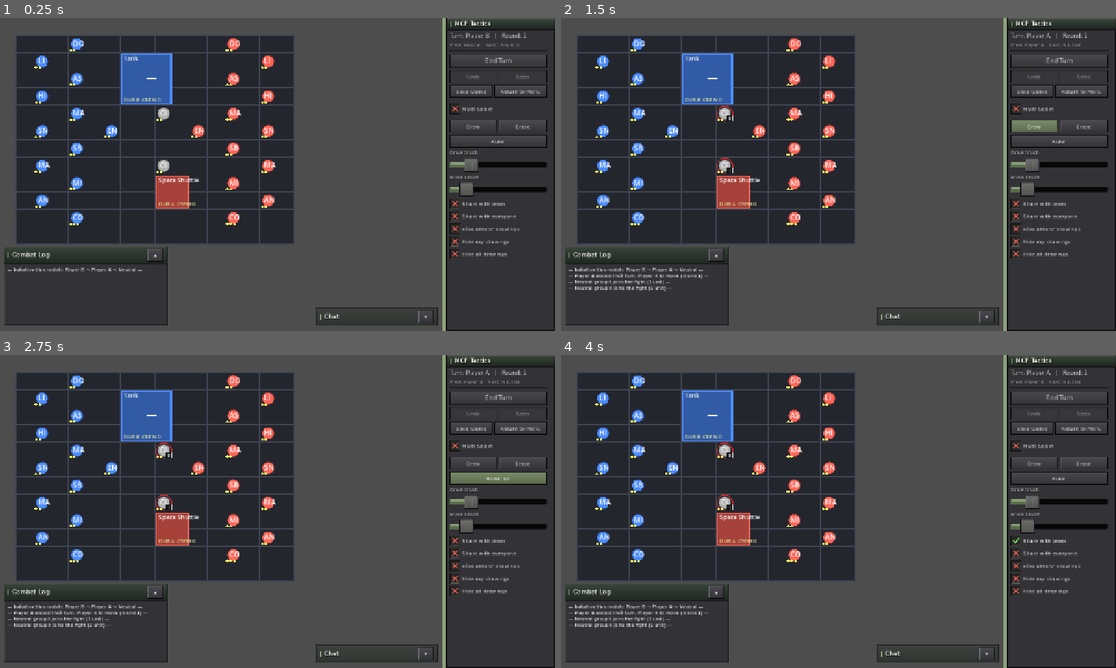
Above: before the commit, frames 1-4 (two rows, left to right).
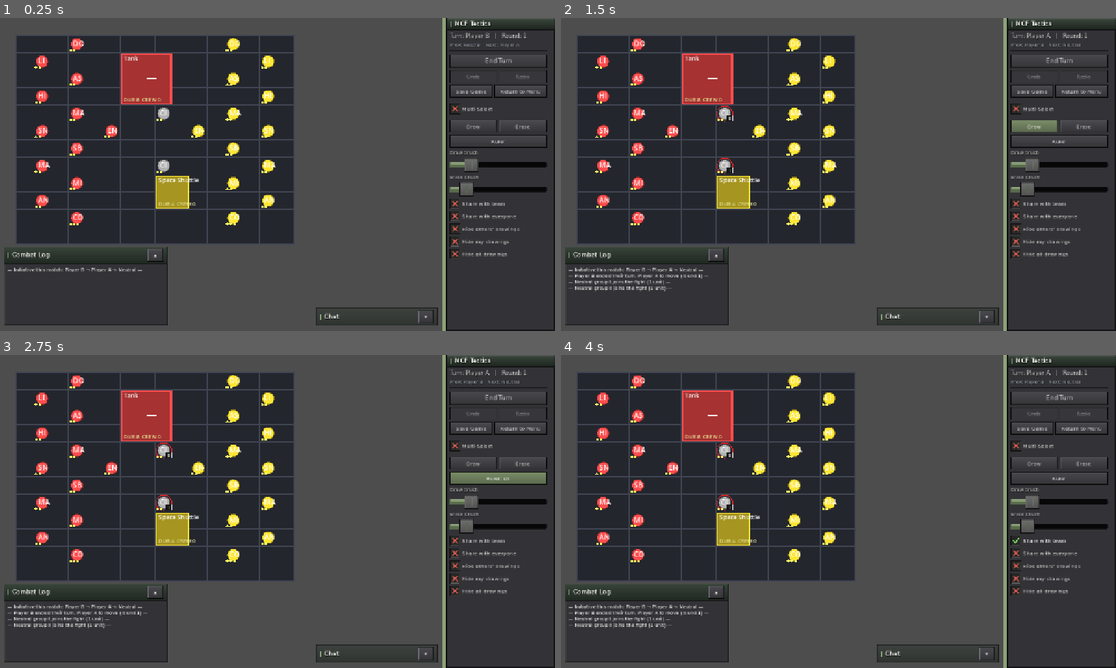
Above: after the commit, the same moments.

Repository: Broiler2113/mcf-isotope
Game: Godot game, scene res://scenes/Main.tscn
The game is run twice, just before and just after one commit, with the same random seed, the same clock (stepped at 60 frames per second) and the same inputs. This scene is started directly instead of the project's main scene.
Inputs:
- Up to frame 1 (0.25 s): no input
- Up to frame 2 (1.5 s): click "End Turn" at 0.5 s; click "Draw" at 1.25 s
- Up to frame 3 (2.75 s): click "Ruler" at 2 s
- Up to frame 4 (4 s): click "Ruler: on" at 2.75 s; click "Share with team" at 3.5 s

The runs differ from the first frame. In frame 1, 3.7% of the frame differs, in the area x 6-50%, y 6-66%; in frame 2, 3.7%; in frame 3, 3.7%; in frame 4, 3.7%.

Commit message:
Factions: add Saint Order and New Kingdom of Jerusalem, drop Barbarians, recolour
Roster.FACTION_KEYS/COLOR_NAMES/PALETTE now hold eight factions: Conclave-NOVA
(red), Purifiers (yellow), Prometheus Noocracy (blue), Alliance (green), League
(brown), Martian Militia (orange, unchanged), Saint Order (white, key "saints"),
New Kingdom of Jerusalem (purple, key "nkj"). Barbarians removed. Sprite
manifest and GAME_SPEC §21 updated to match.

Co-Authored-By: Claude Opus 5 <noreply@anthropic.com>
Claude-Session: https://claude.ai/code/session_01Nfwb5mhR9jc32grq17uNAq

Diff:
--- a/src/sim/Roster.gd
+++ b/src/sim/Roster.gd
@@ -17,22 +17,22 @@
 
 ## Фракции (batch 17, item 13). Сторона выбирает не цвет, а ФРАКЦИЮ из лора MCF; цвет,
 ## имя и ключ файлов текстур идут тремя параллельными списками в одном порядке. Первые
-## две — синяя и красная, чтобы дуэль выглядела как раньше. Фракций ровно столько,
-## сколько в лоре: больше сторон, чем фракций, делят фракцию (id % 7).
+## две — красная и жёлтая, чтобы дуэль читалась с первого взгляда. Фракций ровно столько,
+## сколько в лоре: больше сторон, чем фракций, делят фракцию (id % 8).
 ## FACTION_KEYS — суффиксы картинок: light_infantry_nova.png, faction_nova.png (портрет
 ## в лобби), см. Sprites.MANIFEST.
 const FACTION_KEYS := [
-	"nova", "purifiers", "prometheus", "alliance", "league", "martian", "barbarians",
+	"nova", "purifiers", "prometheus", "alliance", "league", "martian", "saints", "nkj",
 ]
 const COLOR_NAMES := [
 	"Conclave-NOVA", "National Front \"Purifiers\"", "Prometheus Noocracy",
 	"Alliance of Neutral Stations", "League of Neutral Stations", "Martian Militia",
-	"Barbarians",
+	"Saint Order", "New Kingdom of Jerusalem",
 ]
 const PALETTE := [
-	Color(0.30, 0.55, 1.00), Color(1.00, 0.40, 0.35), Color(1.00, 0.80, 0.25),
-	Color(0.20, 0.85, 0.85), Color(0.40, 0.85, 0.45), Color(1.00, 0.55, 0.15),
-	Color(0.75, 0.45, 0.95),
+	Color(1.00, 0.30, 0.30), Color(1.00, 0.90, 0.20), Color(0.30, 0.55, 1.00),
+	Color(0.30, 0.80, 0.35), Color(0.60, 0.40, 0.20), Color(1.00, 0.55, 0.15),
+	Color(1.00, 1.00, 1.00), Color(0.65, 0.30, 0.90),
 ]
 
 static func color_name(index: int) -> String:
--- a/src/ui/Sprites.gd
+++ b/src/ui/Sprites.gd
@@ -55,7 +55,7 @@
 	]],
 	["Faction portraits (shown in the lobby instead of the colour square)", [
 		"faction_nova", "faction_purifiers", "faction_prometheus", "faction_alliance",
-		"faction_league", "faction_martian", "faction_barbarians",
+		"faction_league", "faction_martian", "faction_saints", "faction_nkj",
 	]],
 	["Vehicles (stretched over the whole footprint)", [
 		"tank", "shuttle", "borg", "tank_wreck", "shuttle_wreck", "borg_wreck",
Not shown, changed: textures/all_textures.txt
Not shown, changed: GAME_SPEC.md
